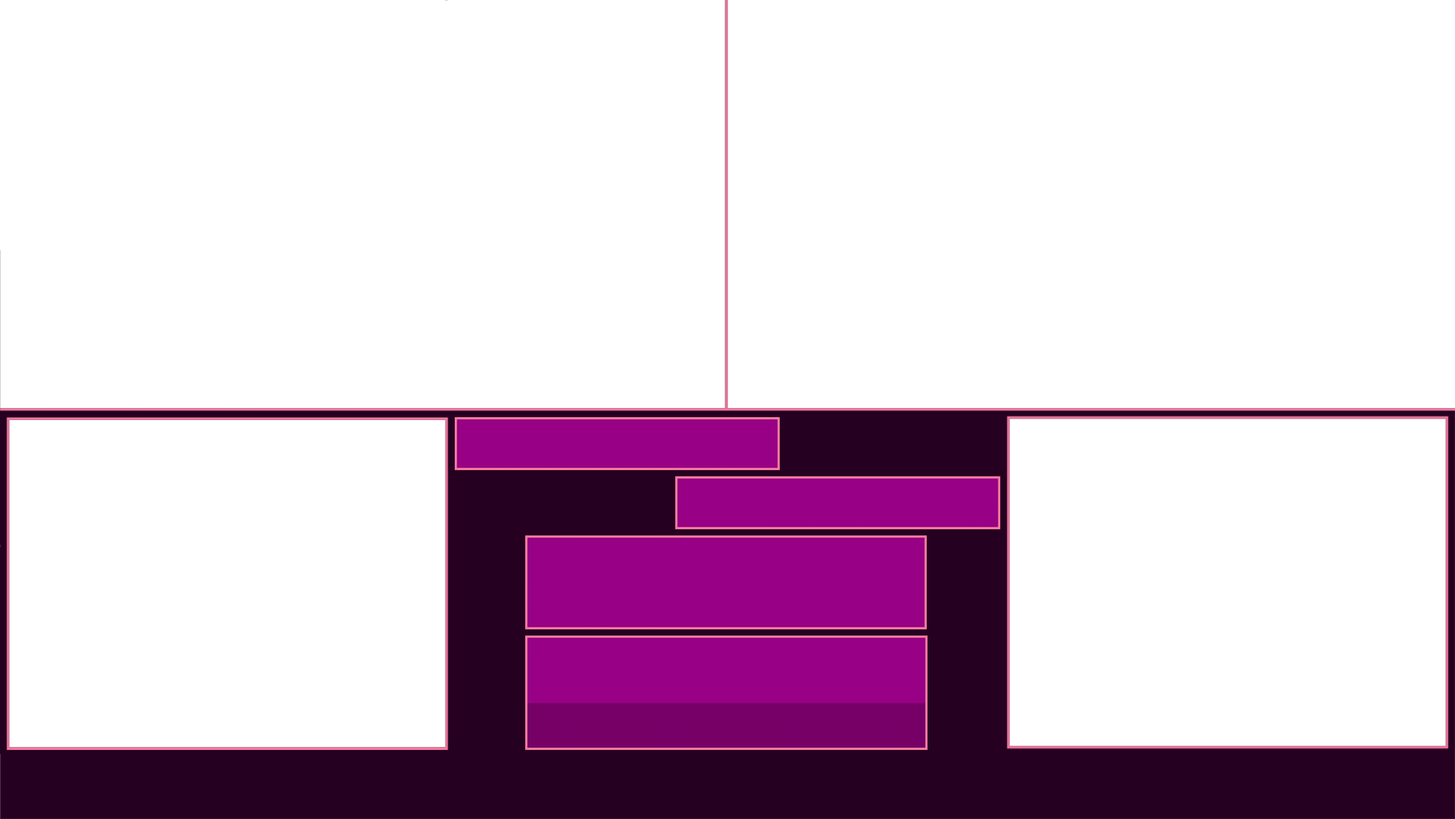
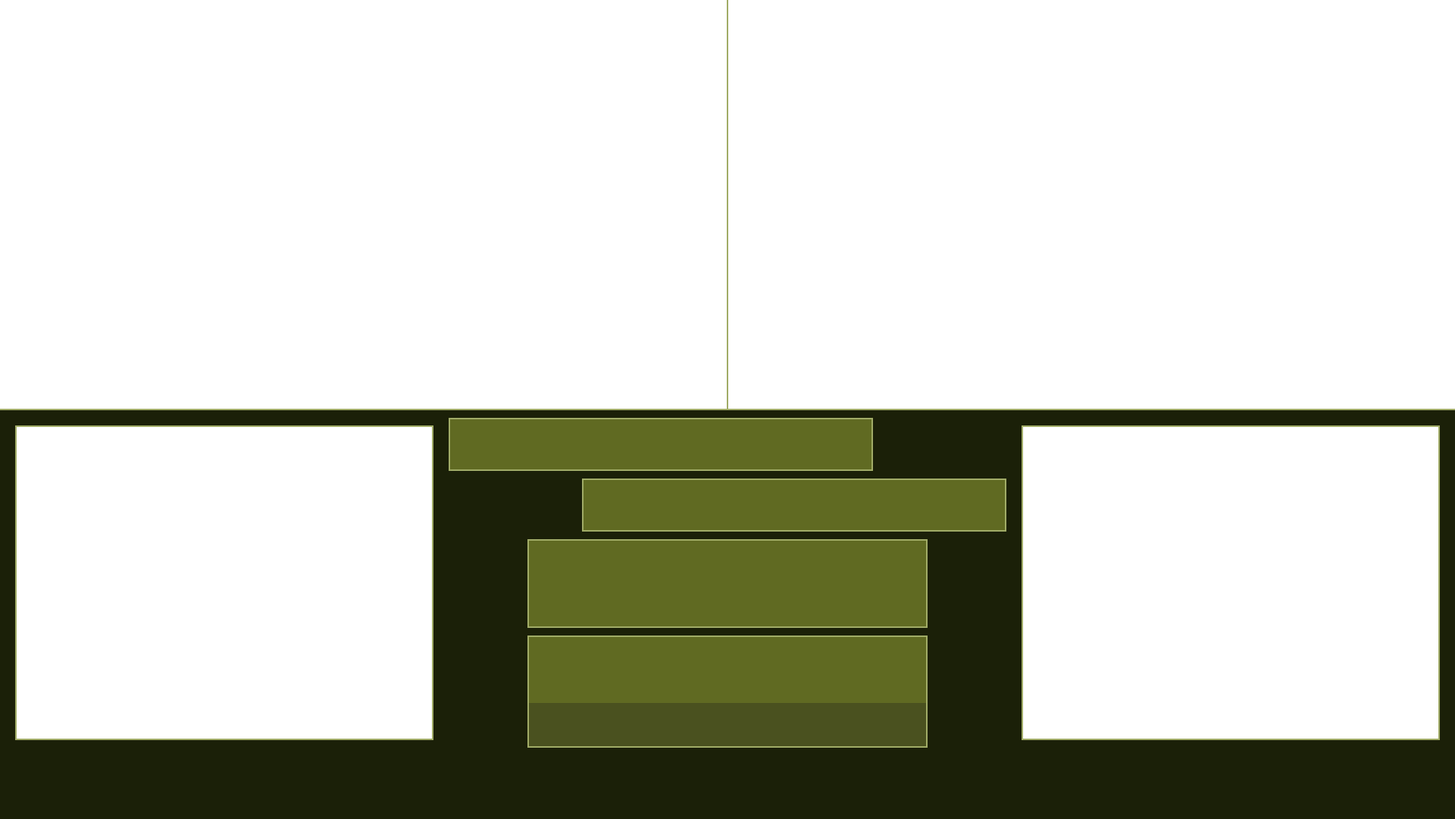
Before/after of a 1455x819 layered artwork. What changed in the layer stack:
removed layer "Player 1 Name" over box(454, 416, 780, 470)
removed layer "Player 2 Name" over box(675, 476, 1001, 530)
moved "Panel Borders" above "Category", painted on it over box(0, 0, 1455, 750)
moved "Category" above "Timer", painted on it over box(525, 635, 928, 750)
painted on "Timer" over box(525, 535, 928, 630)
added layer "Player 1" above "Player 2" over box(448, 417, 874, 471)
added layer "Player 2" above "Cam Cover" over box(582, 478, 1007, 532)
painted on "Background" over box(0, 0, 1455, 819)
